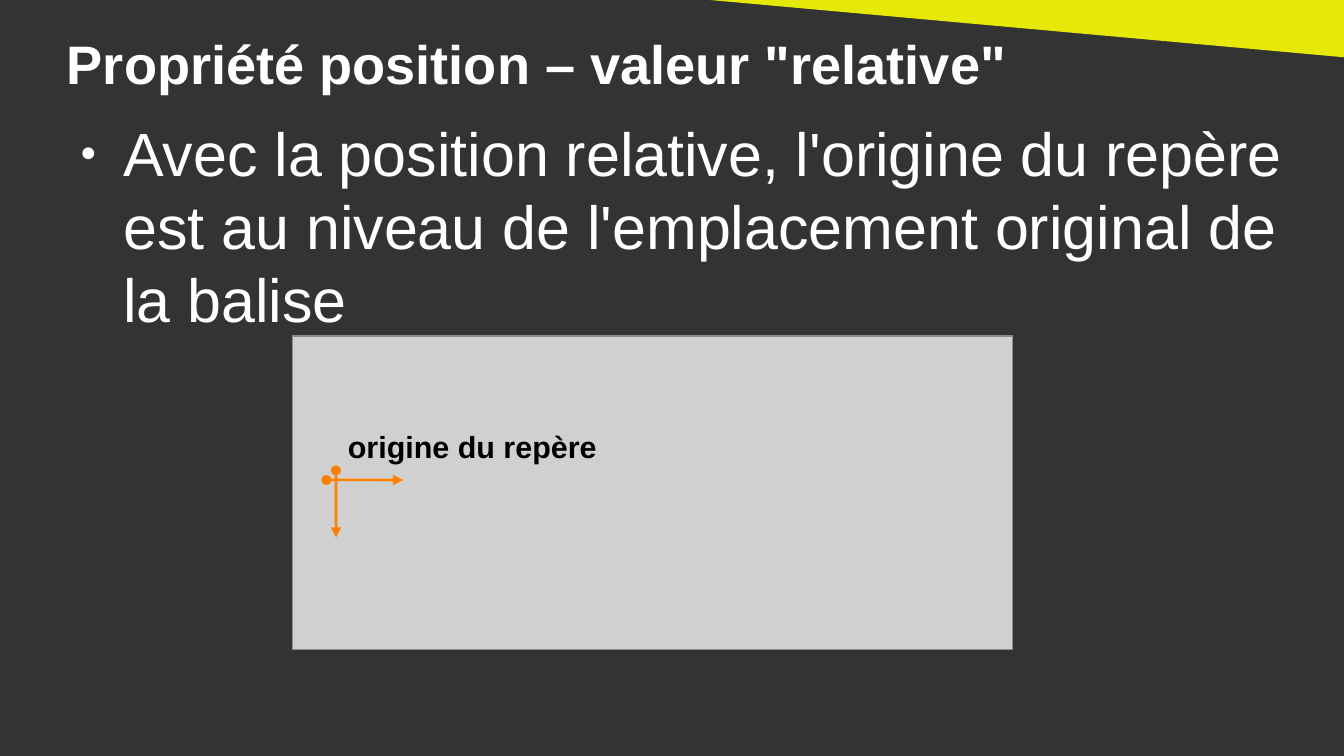
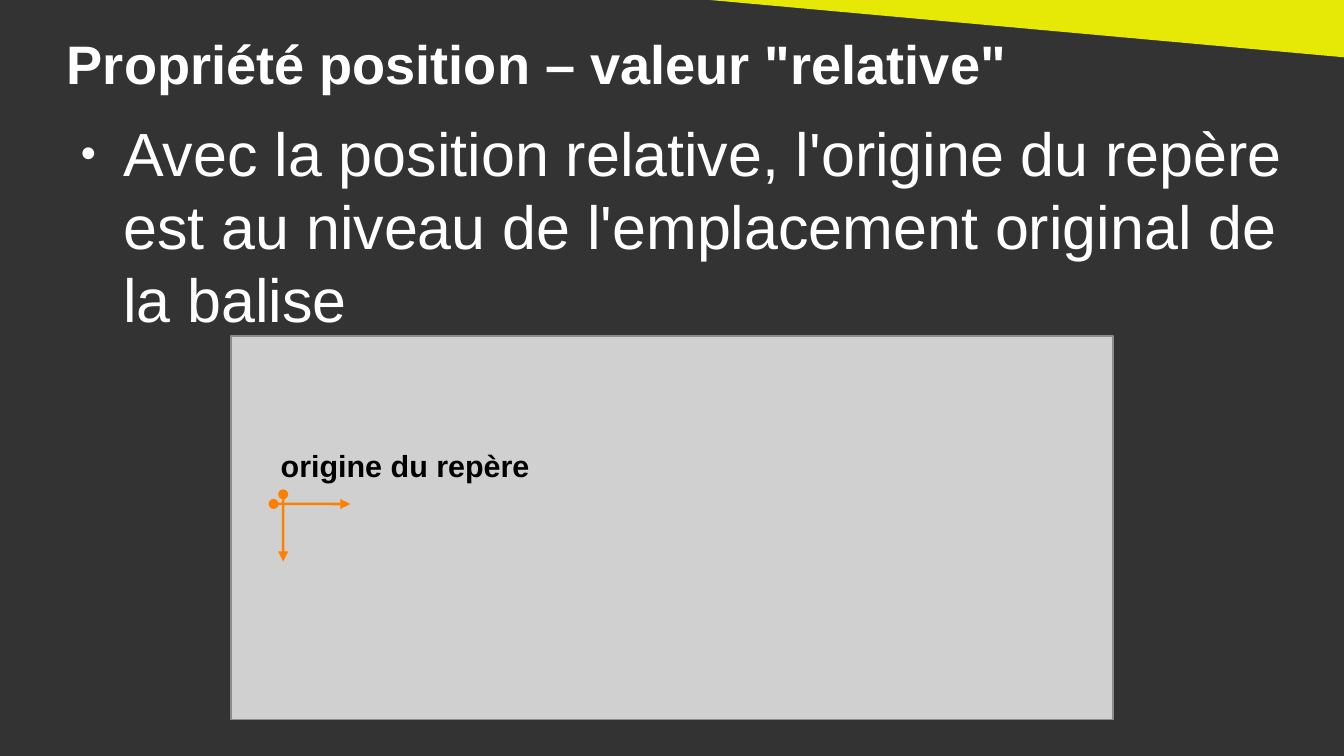
Before and after one commit to DanYellow/cours, a slide deck: slide 11 of integration-web-s2/travaux-pratiques/numero-1/presentation.odp. Drawn at 1344x756 pixels with LibreOffice and Linux fonts; fonts in the diff are those of the drawing; grey boxes stand for pictures. Boxes give left, top, right and bottom in pixels: in the first picture for what was removed or moved away, otherwise in the second. Text is boxed around its words. In the diff, an @@ line names an element or a change of style, - is before the commit and + after.

```diff
--- a/integration-web-s2/travaux-pratiques/numero-1/presentation.odp
+++ b/integration-web-s2/travaux-pratiques/numero-1/presentation.odp
@@ picture: place and size @@
-picture at (293,337,1013,650)
+picture at (231,337,1113,721)
@@ text "origine du repère": place and size @@
-text "origine du repère" at (348,435,596,464)
+text "origine du repère" at (281,454,529,483)
@@ double arrow moved from (327, 481) - (404, 481) to (273, 504) - (350, 504) @@
@@ double arrow moved from (337, 471) - (337, 538) to (283, 495) - (283, 562) @@
```
Also in this commit, not shown: 4 other slides changed, 1 other file.
